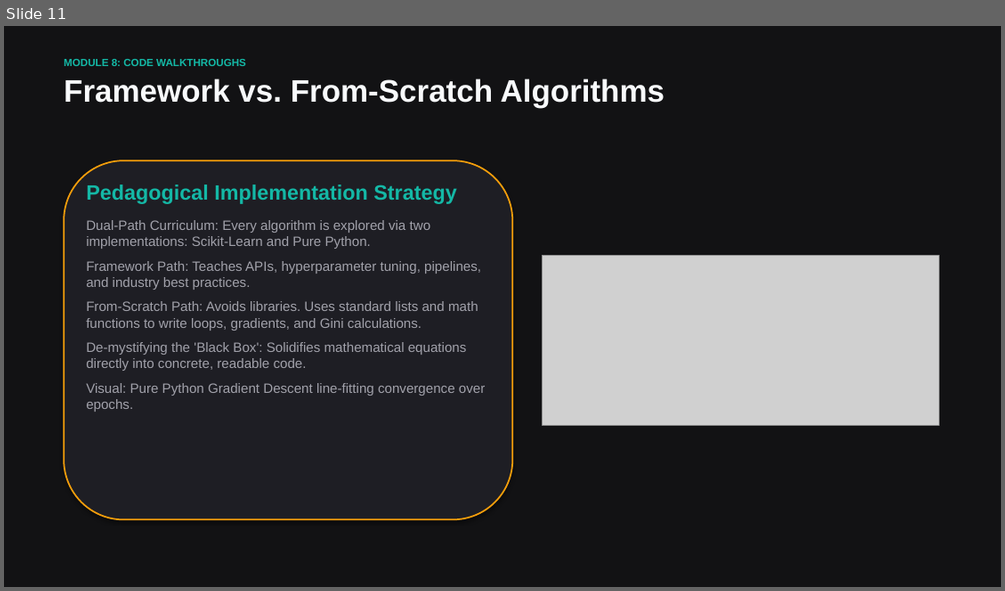
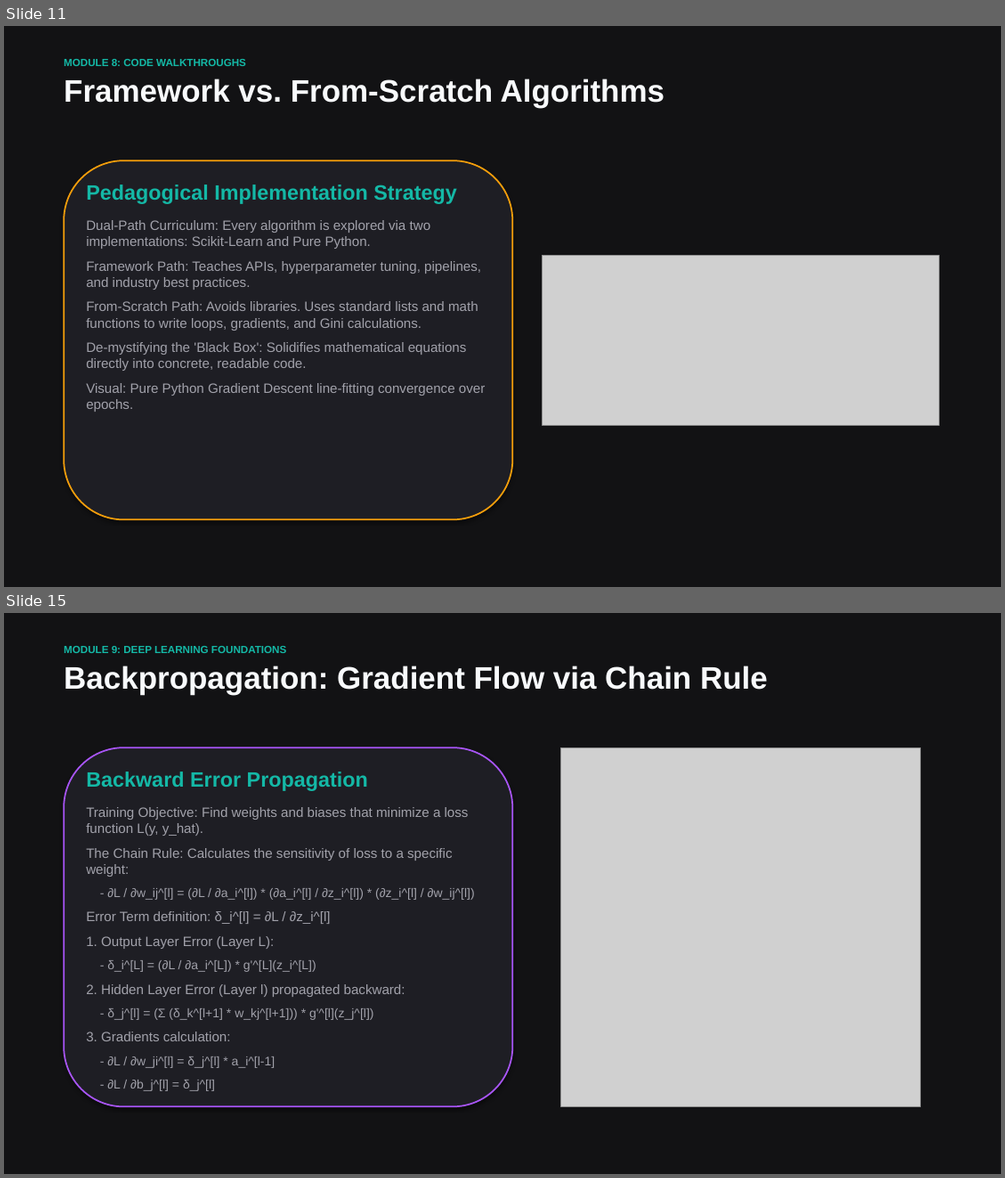
Before and after one commit to vdonthireddy/ai-course, a slide deck: machine_learning_fundamentals.pptx. Shown one above the other, each under a label of ours: slide 11 before the commit, slides 11 and 15 after it; the slides between them are not shown. The pictures are 1005x591 and 1005x1178 pixels, drawn with LibreOffice and Linux fonts; fonts in the diff are those of the drawing; grey boxes stand for pictures. Boxes give left, top, right and bottom in pixels: in the first picture for what was removed or moved away, otherwise in the second. Text is boxed around its words. In the diff, an @@ line names an element or a change of style, - is before the commit and + after.

Commit message:
Expand ML fundamentals presentation with Deep Learning and Agentic AI slides

```diff
--- a/machine_learning_fundamentals.pptx
+++ b/machine_learning_fundamentals.pptx
@@ slide 15 added at box(4, 613, 1001, 1174), background #121214 @@
@@ text added at box(64, 646, 286, 653), 10 pt, text #14B8A6, bold @@
+MODULE 9: DEEP LEARNING FOUNDATIONS
@@ text added at box(64, 666, 768, 695), 30 pt, text #F8FAFC, bold @@
+Backpropagation: Gradient Flow via Chain Rule
@@ rounded rectangle added at box(64, 747, 512, 1107), fill #1E1E24, outline #A855F7 1.5 pt @@
@@ text added at box(86, 771, 475, 1091), 13 pt, text #A1A1AA @@
+Backward Error Propagation
+Training Objective: Find weights and biases that minimize a loss function L(y, y_hat).
+The Chain Rule: Calculates the sensitivity of loss to a specific weight:
+- ∂L / ∂w_ij^[l] = (∂L / ∂a_i^[l]) * (∂a_i^[l] / ∂z_i^[l]) * (∂z_i^[l] / ∂w_ij^[l])
+Error Term definition: δ_i^[l] = ∂L / ∂z_i^[l]
+1. Output Layer Error (Layer L):
+- δ_i^[L] = (∂L / ∂a_i^[L]) * g'^[L](z_i^[L])
+2. Hidden Layer Error (Layer l) propagated backward:
+- δ_j^[l] = (Σ (δ_k^[l+1] * w_kj^[l+1])) * g'^[l](z_j^[l])
+3. Gradients calculation:
+- ∂L / ∂w_ji^[l] = δ_j^[l] * a_i^[l-1]
+- ∂L / ∂b_j^[l] = δ_j^[l]
@@ picture added at box(561, 747, 920, 1107) @@
```
Also in this commit, not shown: 6 slides changed, 9 other slides added, 2 other files.
